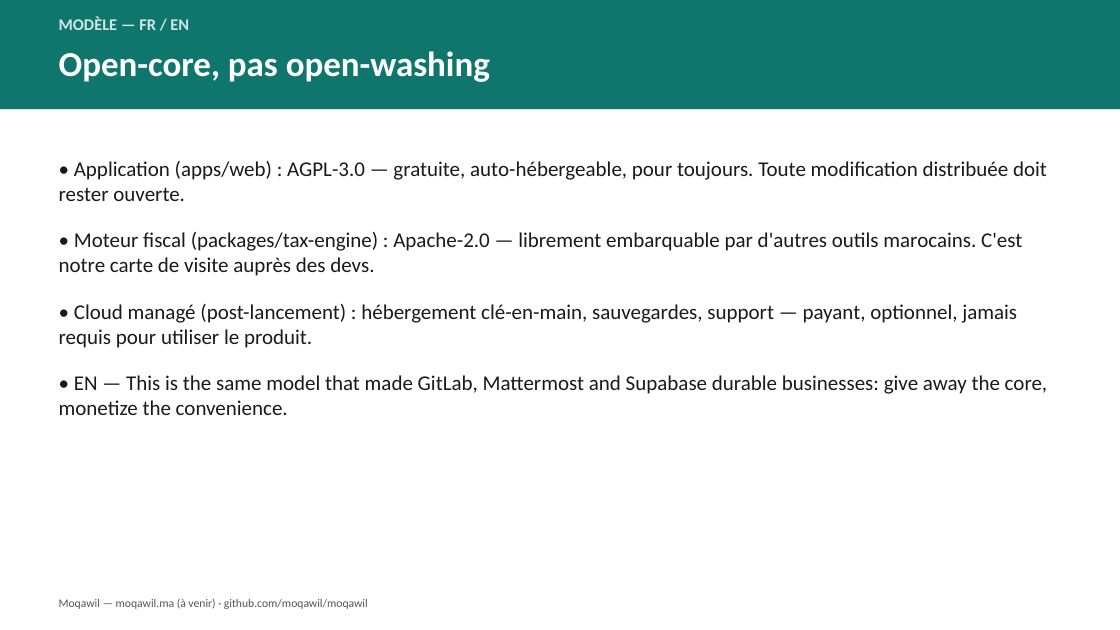
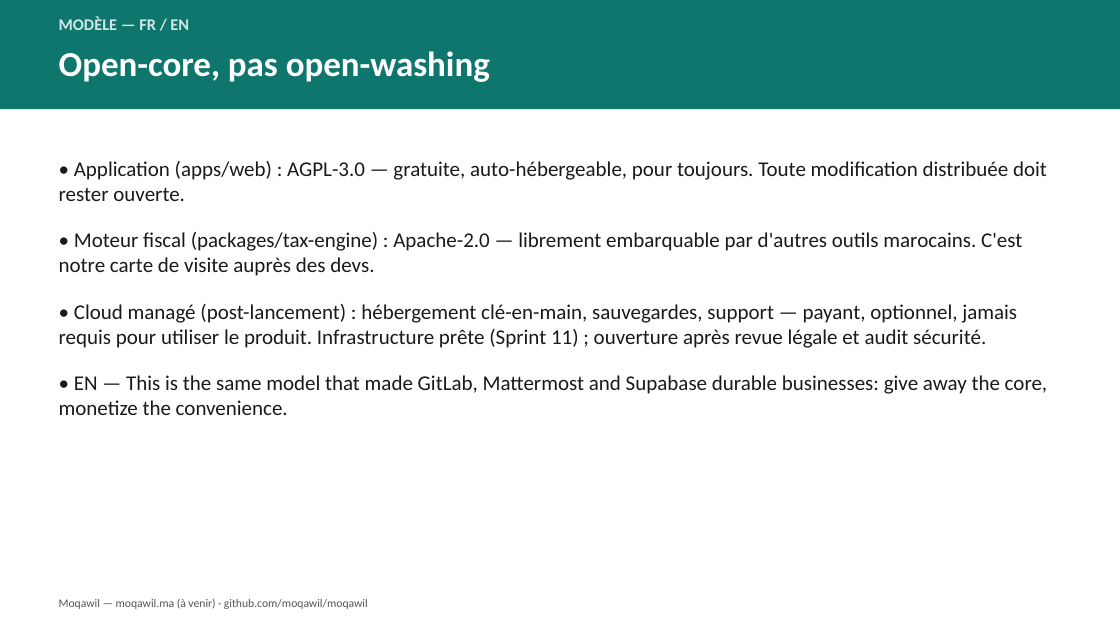
Before and after one commit to rhorba/Moqawil, a slide deck: slide 11 of pitch/Moqawil-Pitch-Deck.pptx. Drawn at 1120x630 pixels with LibreOffice and Linux fonts; fonts in the diff are those of the drawing. Boxes give left, top, right and bottom in pixels: in the first picture for what was removed or moved away, otherwise in the second. Text is boxed around its words. In the diff, an @@ line names an element or a change of style, - is before the commit and + after.

```diff
--- a/pitch/Moqawil-Pitch-Deck.pptx
+++ b/pitch/Moqawil-Pitch-Deck.pptx
@@ text at <box>59,304,1017,348</box>: text changed @@
-• Cloud managé (post-lancement) : hébergement clé-en-main, sauvegardes, support — payant, optionnel, jamais requis pour utiliser le produit.
+• Cloud managé (post-lancement) : hébergement clé-en-main, sauvegardes, support — payant, optionnel, jamais requis pour utiliser le produit. Infrastructure prête (Sprint 11) ; ouverture après revue légale et audit sécurité.
```
Also in this commit, not shown: 1 other slide changed, 3 other files.
